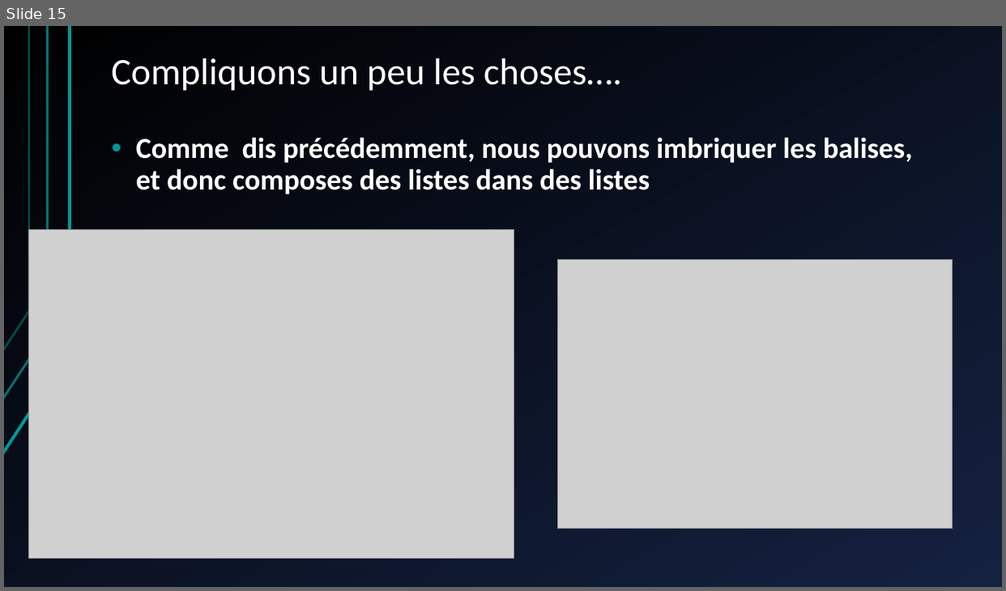
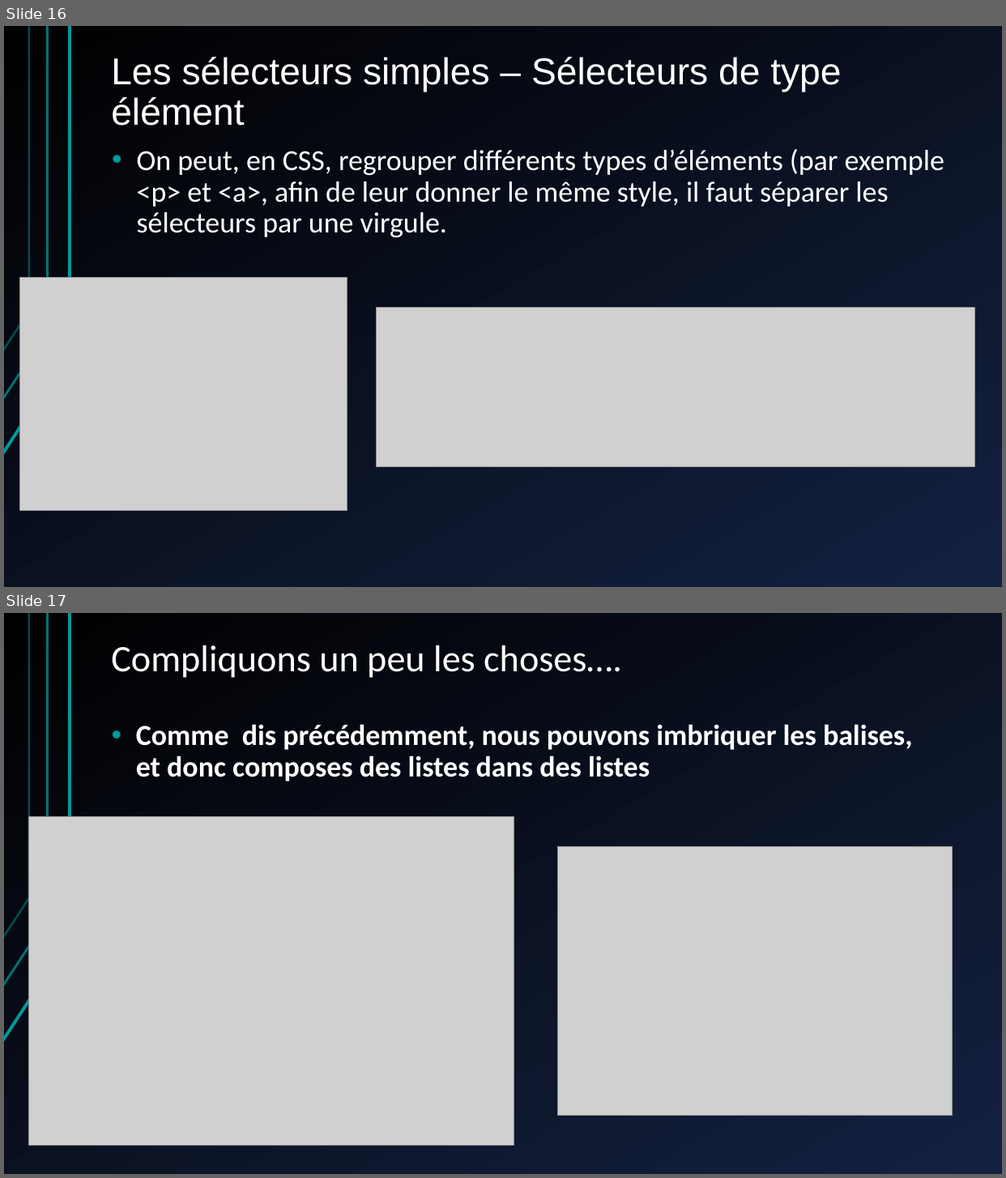
Before and after one commit to shyne99/formation-web, a slide deck: Seance 2 HTML CSS PHP.pptx. Shown one above the other, each under a label of ours: slide 15 before the commit, slides 16 and 17 after it. The pictures are 1006x591 and 1006x1178 pixels, drawn with LibreOffice and Linux fonts; fonts in the diff are those of the drawing; grey boxes stand for pictures. Boxes give left, top, right and bottom in pixels: in the first picture for what was removed or moved away, otherwise in the second. Text is boxed around its words. In the diff, an @@ line names an element or a change of style, - is before the commit and + after.

```diff
--- a/Seance 2 HTML CSS PHP.pptx
+++ b/Seance 2 HTML CSS PHP.pptx
@@ slide 16 added at <box>4,26,1002,587</box>, background gradient #142141 to #000000; not listed: 3 template elements that a slide beside it also shows @@
@@ text added at <box>111,57,841,126</box>, 36 pt, text #FFFFFF @@
+Les sélecteurs simples – Sélecteurs de type élément
@@ text added at <box>137,149,944,237</box>, 28 pt, text #FFFFFF @@
+• On peut, en CSS, regrouper différents types d’éléments (par exemple <p> et <a>, afin de leur donner le même style, il faut séparer les sélecteurs par une virgule.
@@ picture added at <box>19,278,347,511</box> @@
@@ picture added at <box>377,308,975,467</box> @@
@@ what was slide 15 is now slide 17 @@
```
Also in this commit, not shown: 10 slides changed, 11 other slides added, 8 slides removed.
